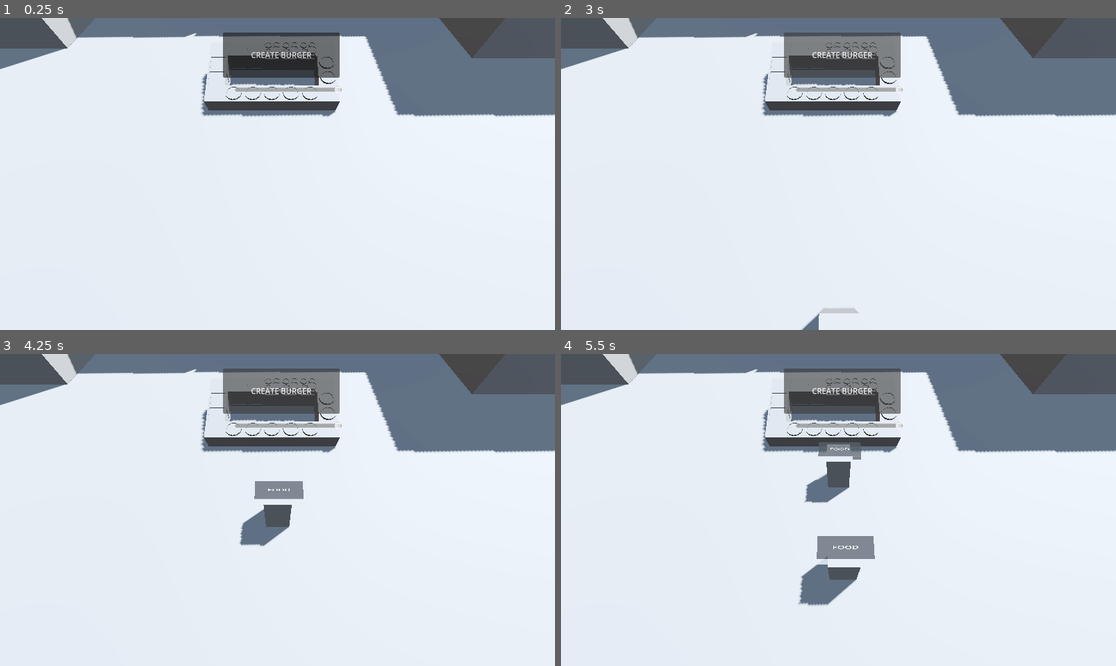
Above: before the commit, frames 1-4 (two rows, left to right).
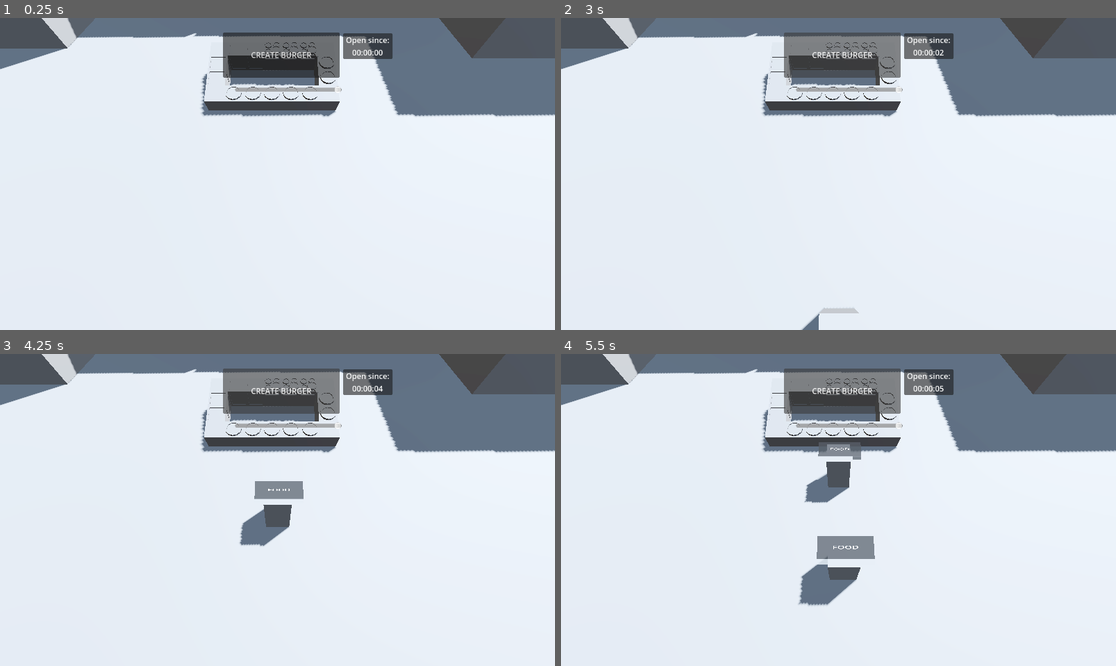
Above: after the commit, the same moments.

Repository: thewasmans/2026-game-jam-burger-truck
Game: Godot game, scene res://scenes/main.tscn
Two runs of this game, one before a commit and one after it. Both use one fixed random seed, a clock stepped at 60 frames per second and the inputs below.
Inputs:
- Up to frame 1 (0.25 s): no input
- Up to frame 2 (3 s): click "CREATE BURGER" at 0.5 s; click "CREATE BURGER" at 1.25 s; click "CREATE BURGER" at 2 s; tap Enter at 2.75 s
- Up to frame 3 (4.25 s): no input
- Up to frame 4 (5.5 s): no input

The runs differ from the first frame. In frame 1, 0.7% of the frame differs, in the area x 61-71%, y 4-14%; in frame 2, 0.7%; in frame 3, 0.7%; in frame 4, 0.7%.

Commit message:
put score timer into game ui, changed score timer script accordingly

Diff:
--- a/contents/prefabs/ui/game_ui.tscn
+++ b/contents/prefabs/ui/game_ui.tscn
@@ -1,6 +1,7 @@
 [gd_scene format=3 uid="uid://djc6xavhxsjd6"]
 
 [ext_resource type="Script" uid="uid://b8ox1k3noecv8" path="res://scripts/ui/game_ui.gd" id="1_84on6"]
+[ext_resource type="Script" uid="uid://dxgp27gfp76am" path="res://scripts/ui/score_timer_ui.gd" id="2_ajtxk"]
 
 [node name="GameUI" type="Control" unique_id=149232493 node_paths=PackedStringArray("reputation_slider", "button_create_burger")]
 layout_mode = 3
@@ -29,3 +30,28 @@
 offset_right = 705.0
 offset_bottom = 124.0
 text = "CREATE BURGER"
+
+[node name="Panel" type="Panel" parent="." unique_id=1249262908]
+layout_mode = 1
+offset_left = 712.0
+offset_top = 32.0
+offset_right = 815.0
+offset_bottom = 85.0
+
+[node name="Label" type="Label" parent="Panel" unique_id=1495386712]
+layout_mode = 1
+anchors_preset = 8
+anchor_left = 0.5
+anchor_top = 0.5
+anchor_right = 0.5
+anchor_bottom = 0.5
+offset_left = -48.5
+offset_top = -26.5
+offset_right = 49.0
+offset_bottom = 26.5
+grow_horizontal = 2
+grow_vertical = 2
+horizontal_alignment = 1
+vertical_alignment = 1
+autowrap_mode = 2
+script = ExtResource("2_ajtxk")
--- a/scripts/ui/score_timer_ui.gd
+++ b/scripts/ui/score_timer_ui.gd
@@ -1,6 +1,6 @@
 extends Control
 
-@onready var _timer_label = $Panel/Label
+@onready var _timer_label = $/root/Main/GameUI/Panel/Label
 var _timer: float = 0.0
 
 # Called when the node enters the scene tree for the first time.
